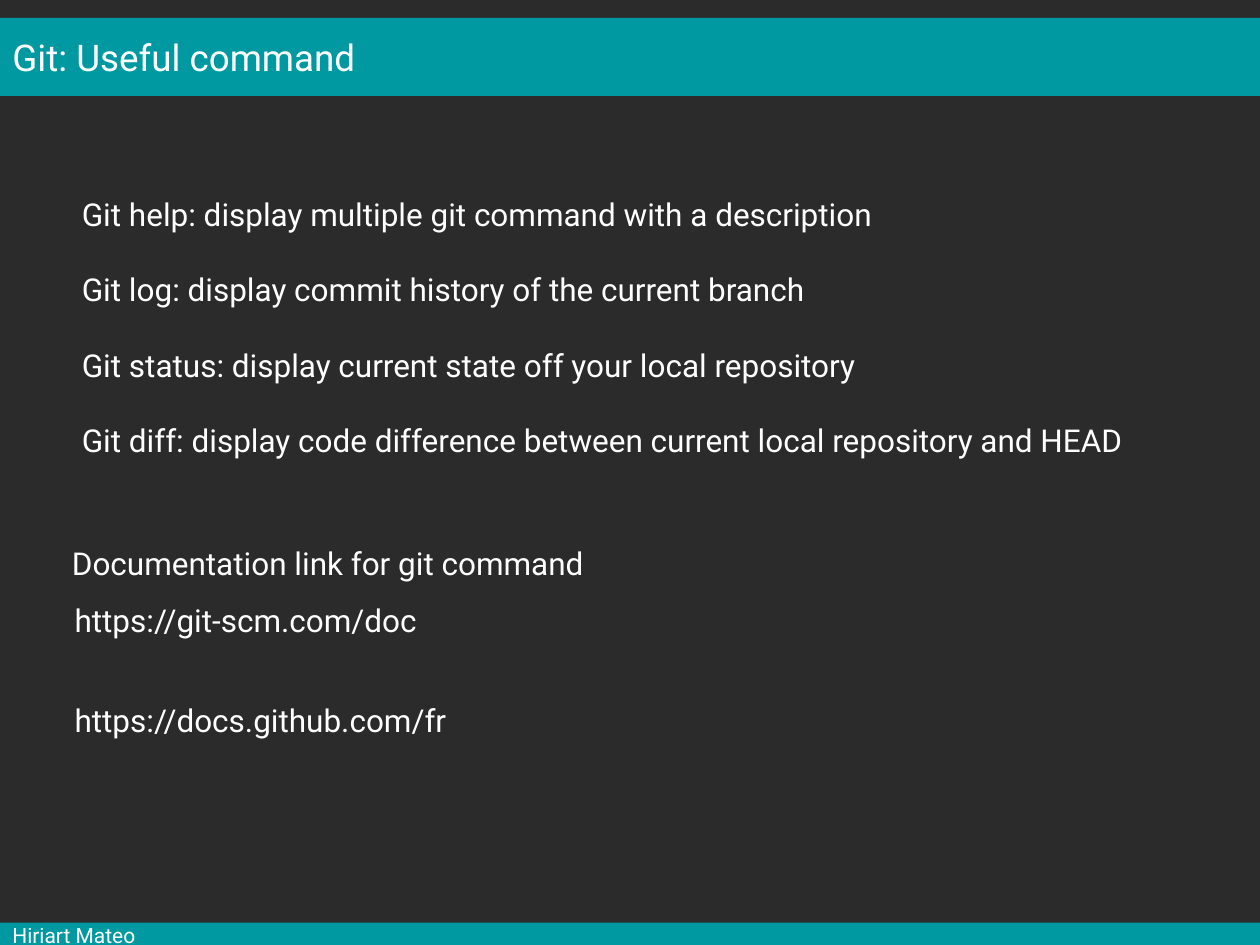
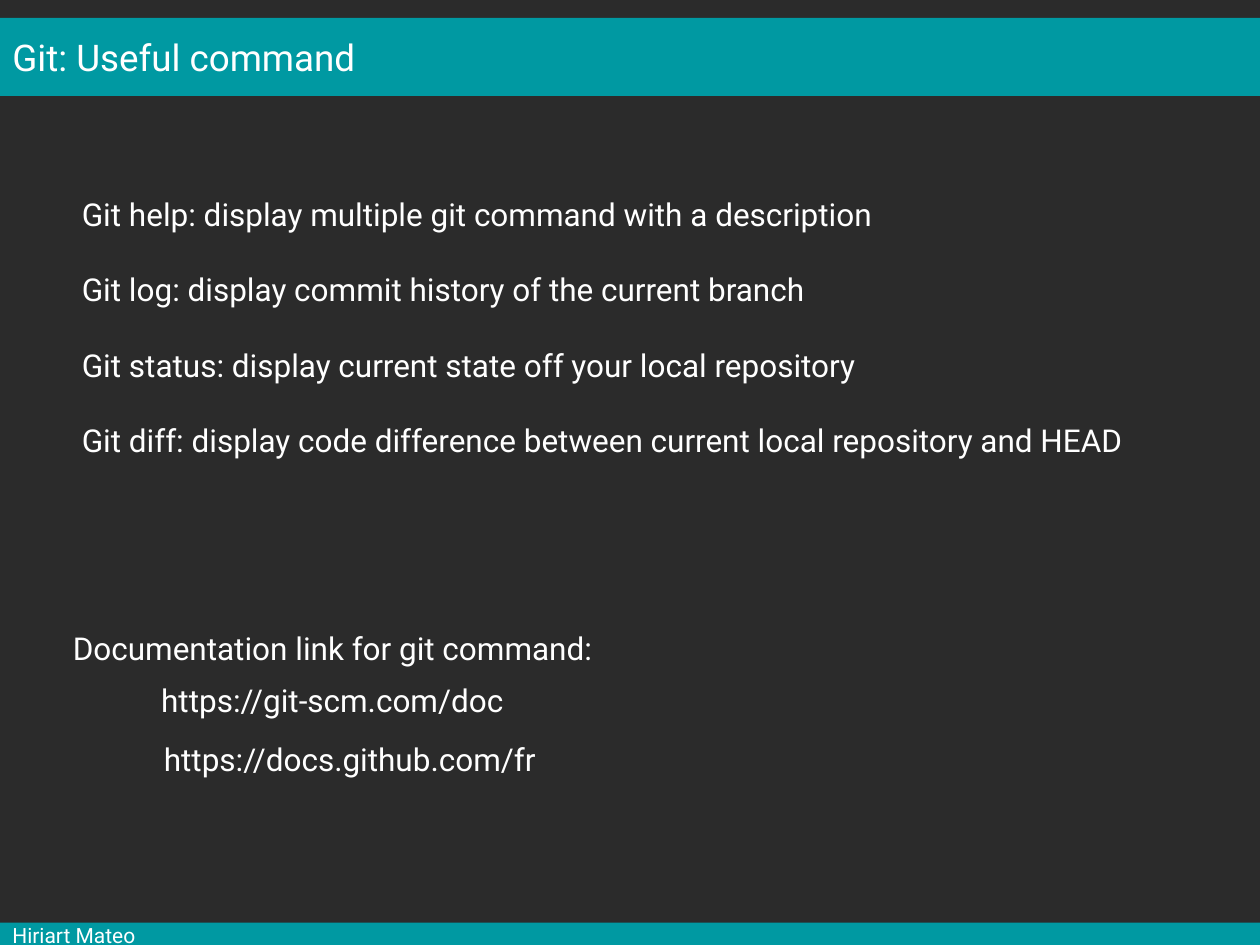
Before and after one commit to mesocentre-clermont-auvergne/formation_fair, a slide deck: slide 21 of fair_versionnage/versionnage_cours/cours.odp. Drawn at 1260x945 pixels with LibreOffice and Linux fonts; fonts in the diff are those of the drawing; background and template pictures are left out; a plain dark background stands for a picture behind light text. Boxes give left, top, right and bottom in pixels: in the first picture for what was removed or moved away, otherwise in the second. Text is boxed around its words. In the diff, an @@ line names an element or a change of style, - is before the commit and + after.

Commit message:
fix text and images placement

```diff
--- a/fair_versionnage/versionnage_cours/cours.odp
+++ b/fair_versionnage/versionnage_cours/cours.odp
@@ text at [73,636,591,667]: text changed @@
-Documentation link for git command
+Documentation link for git command:
@@ text "https://git-scm.com/doc": place and size @@
-text "https://git-scm.com/doc" at [75,608,417,639]
+text "https://git-scm.com/doc" at [161,688,503,719]
@@ text "https://docs.github.com/fr": place and size @@
-text "https://docs.github.com/fr" at [75,708,447,739]
+text "https://docs.github.com/fr" at [164,747,536,778]
```
Also in this commit, not shown: 7 other slides changed.
